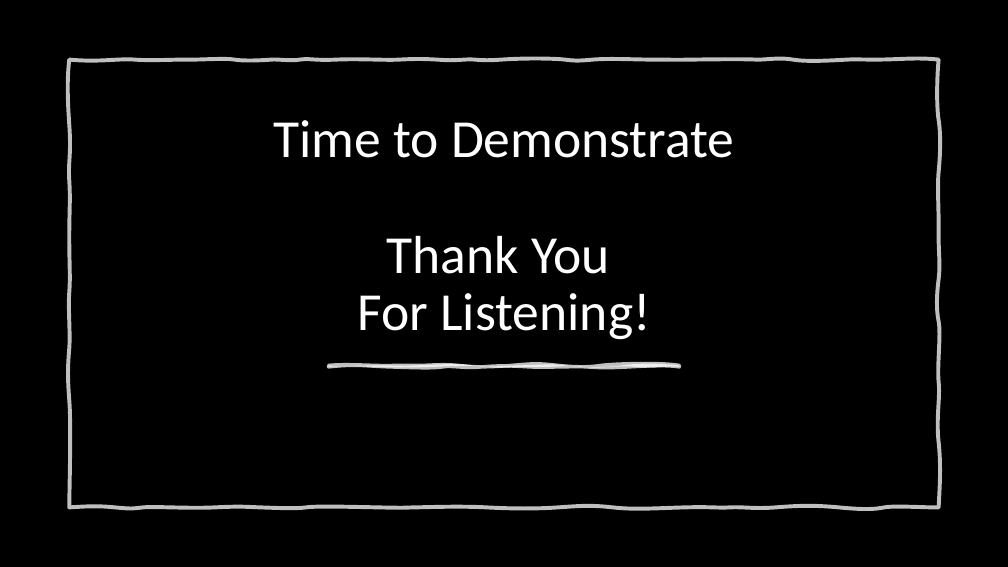
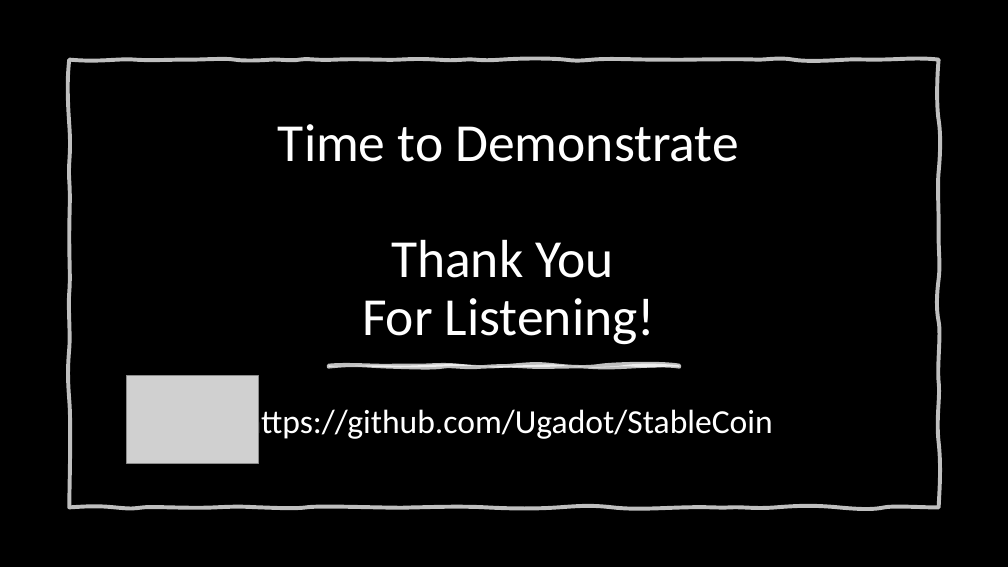
Before and after one commit to Ugadot/StableCoin, a slide deck: slide 12 of BaseCoin_Presentation.pptx. Drawn at 1008x567 pixels with LibreOffice and Linux fonts; fonts in the diff are those of the drawing; grey boxes stand for pictures; background and template pictures are left out. Boxes give left, top, right and bottom in pixels: in the first picture for what was removed or moved away, otherwise in the second. Text is boxed around its words. In the diff, an @@ line names an element or a change of style, - is before the commit and + after.

```diff
--- a/BaseCoin_Presentation.pptx
+++ b/BaseCoin_Presentation.pptx
@@ title at bbox=[244, 124, 773, 442]: text changed @@
-Time to Demonstrate
-Thank You
-For Listening!
+Time to Demonstrate
+Thank You
+For Listening!
+https://github.com/Ugadot/StableCoin
@@ picture added at bbox=[126, 375, 259, 463] @@
```
Also in this commit, not shown: 6 other slides changed.
